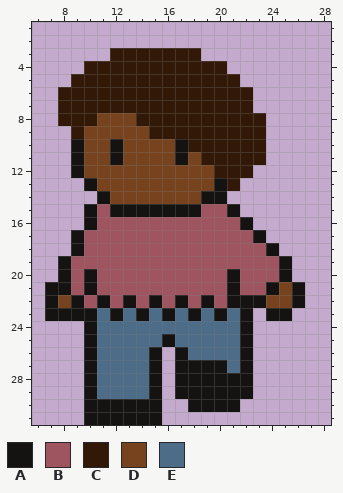
Edited in one commit: pixel-art sprite (assets/Chara_walk_front_3.png). Above: the version before the commit.
The file is 32x32 pixels. Shown: x 6..28, y 1..31.
Palette (. is transparent): A #141312  B #9f5560  C #321907  D #76431e  E #4c6c87
Pixels before, first column x 7:
 3 .....CCCCCCC........
 4 ...CCCCCCCCCCC......
 5 ..CCCCCCCCCCCCC.....
 6 .CCCCCCCCCCCCCCC....
 7 .CCCCCCCCCCCCCCC....
 8 .CCCDDDCCCCCCCCCC...
 9 ..CDDDDDCCCCCCCCC...
10 ..ADDADDDDACCCCCC...
11 ..ADDADDDDADCCCCC...
12 ..ADDDDDDDDDDCCC....
13 ...ADDDDDDDDDAC.....
14 ....ADDDDDDDAA......
15 ...ABAAAAAAABBA.....
16 ...ABBBBBBBBBBBA....
17 ..ABBBBBBBBBBBBBA...
18 ..ABBBBBBBBBBBBBBA..
19 .ABBBBBBBBBBBBBBBBA.
20 .ABABBBBBBBBBBABBBA.
21 AABABBBBBBBBBBABBADA
22 ADABABABABABABAAADDA
23 AAAAEAEAEAEAEAEA.AA.
24 ...AEEEEEEEEEEEA....
25 ...AEEEEEAEEEEEA....
26 ...AEEEEA.AEEEEA....
27 ...AEEEEA.AAAAEA....
28 ...AEEEEA.AAAAAA....
29 ...AEEEEA.AAAAAA....
30 ...AAAAAA..AAAA.....
31 ...AAAAAA...........
And afterwards:
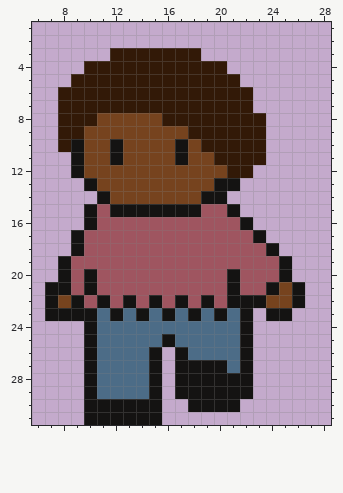
Change:
Changed rows in their new state; - is an unchanged pixel.
first column x 8:
 8 ------DD------
 9 C------DDD----
10 C---------D---
11 -----------D--
12 ------------D-
13 -------------A
Boxes around the changes in both pictures, in picture pixels (x1, y1, x2, y2):
changed: (136, 113, 240, 191)
added: (58, 126, 71, 152)
